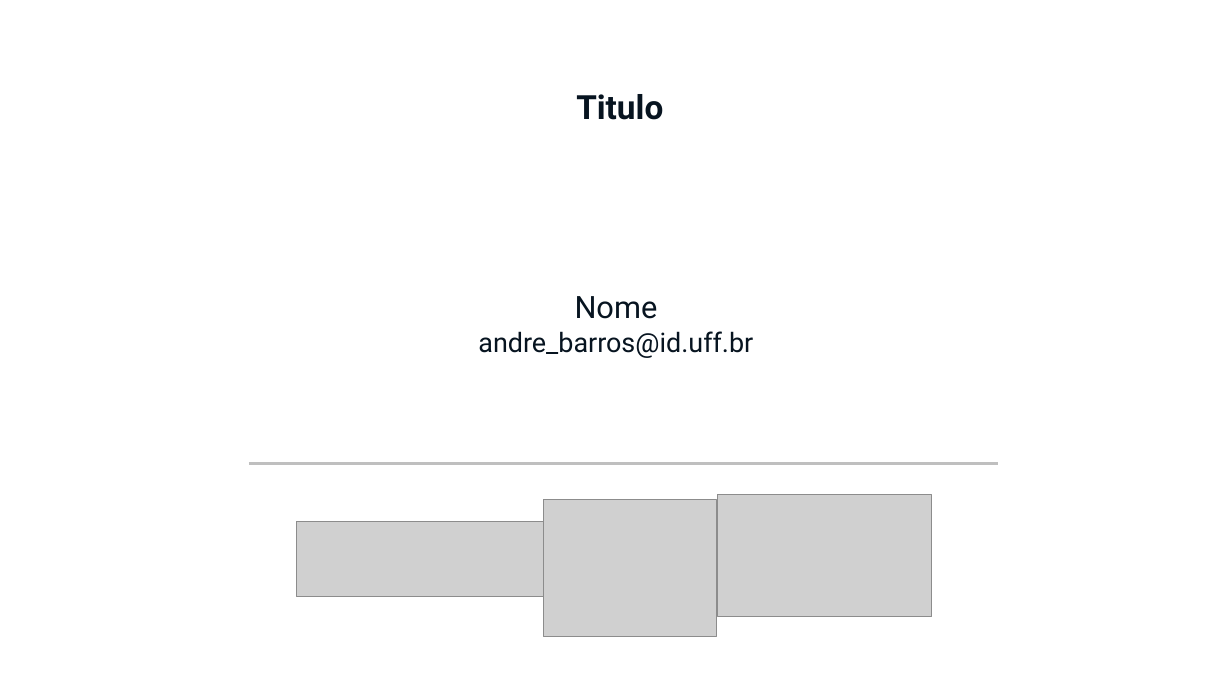
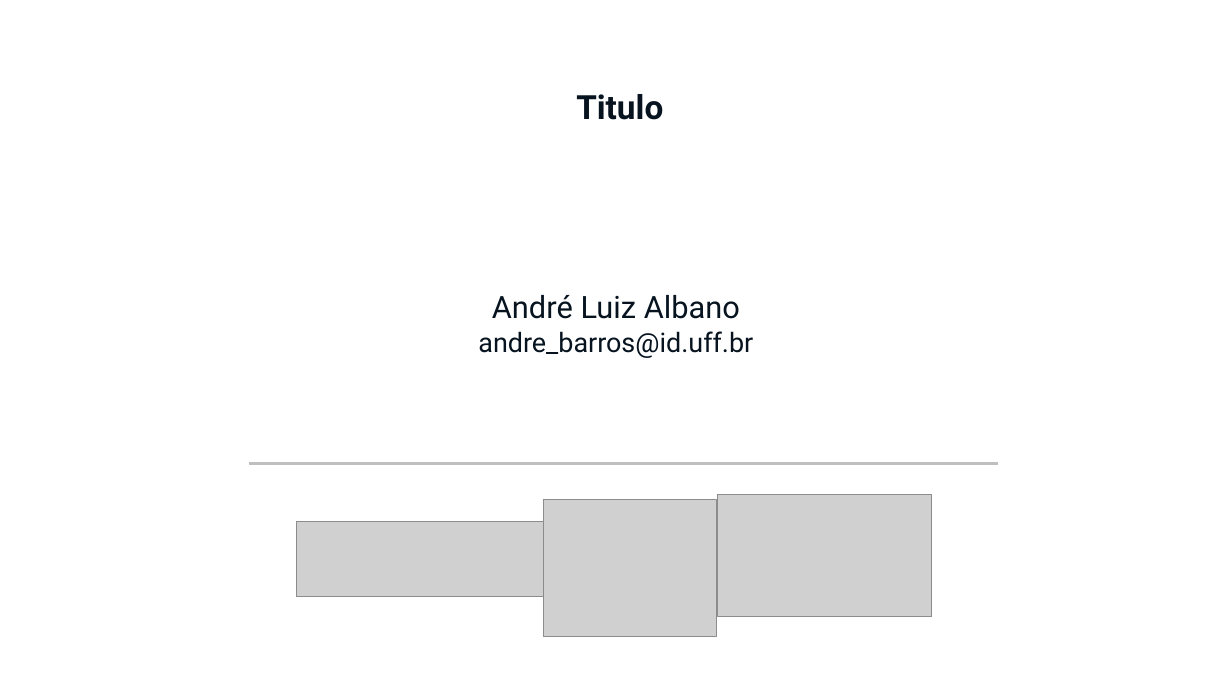
Before and after one commit to albano-a/inversion_methods_algorithms, a slide deck: slide 4 of inversao.pptx. Drawn at 1232x693 pixels with LibreOffice and Linux fonts; fonts in the diff are those of the drawing; grey boxes stand for pictures; background and template pictures are left out. Boxes give left, top, right and bottom in pixels: in the first picture for what was removed or moved away, otherwise in the second. Text is boxed around its words. In the diff, an @@ line names an element or a change of style, - is before the commit and + after.

```diff
--- a/inversao.pptx
+++ b/inversao.pptx
@@ text at [492, 295, 740, 319]: text changed @@
-Nome
+André Luiz Albano
```
Also in this commit, not shown: 22 other files.
